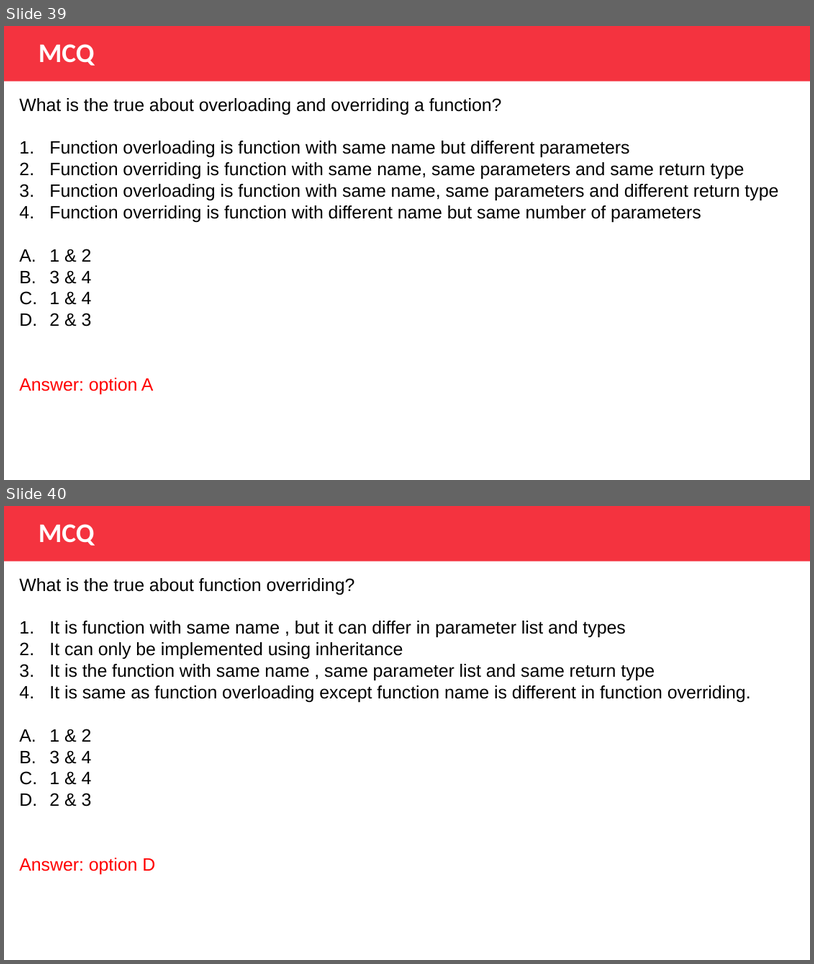
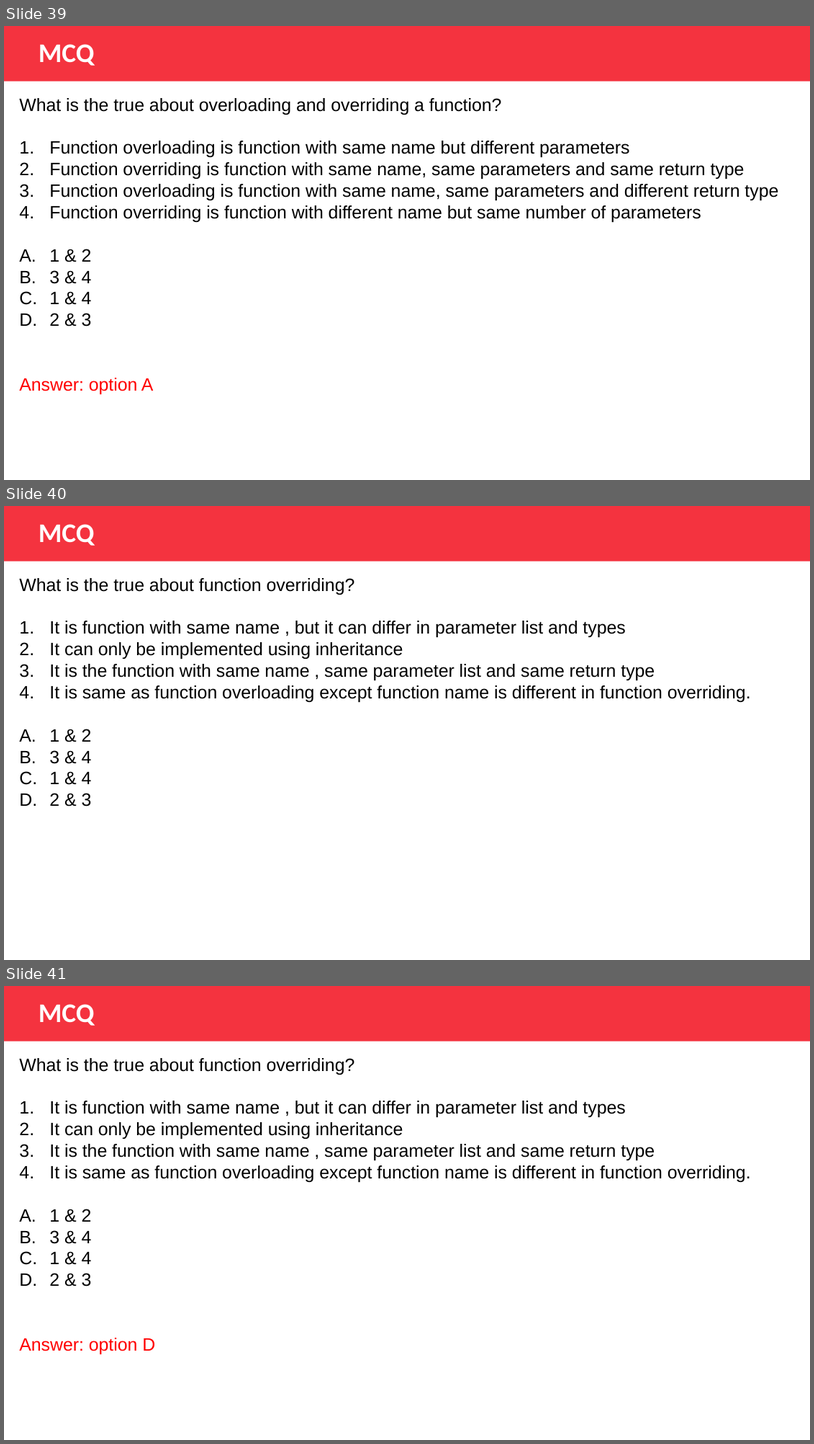
Before and after one commit to KartavyaKothari/lpu_k20hs, a slide deck: lpu_lectures/Lec19-b.pptx. Shown one above the other, each under a label of ours: slides 39 and 40 before the commit, slides 39, 40 and 41 after it. The pictures are 814x964 and 814x1444 pixels, drawn with LibreOffice and Linux fonts; fonts in the diff are those of the drawing. Boxes give left, top, right and bottom in pixels: in the first picture for what was removed or moved away, otherwise in the second. Text is boxed around its words. In the diff, an @@ line names an element or a change of style, - is before the commit and + after.

```diff
--- a/lpu_lectures/Lec19-b.pptx
+++ b/lpu_lectures/Lec19-b.pptx
@@ slide 40 added at (4,506,810,960), background #FFFFFF @@
@@ freeform shape added at (4,506,810,561), fill #F4333F @@
@@ text added at (39,524,95,546), 24 pt, text #FFFFFF, bold @@
+MCQ
@@ text added at (19,578,751,806), 16 pt, text #000000 @@
+What is the true about function overriding?
+1. It is function with same name , but it can differ in parameter list and types
+2. It can only be implemented using inheritance
+3. It is the function with same name , same parameter list and same return type
+4. It is same as function overloading except function name is different in function overriding.
+E. 1 & 2
+F. 3 & 4
+G. 1 & 4
+H. 2 & 3
@@ what was slide 40 is now slide 41 @@
```
Also in this commit, not shown: 8 other files.
